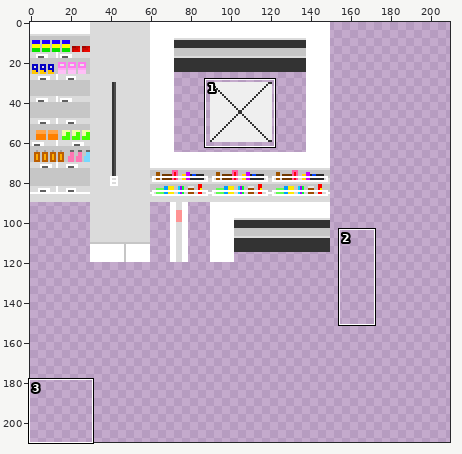
Edited in one commit: sprite sheet (Tiles/shop.png). Above, an overview of the earlier version with the close-up marked.
Close-up. Before:
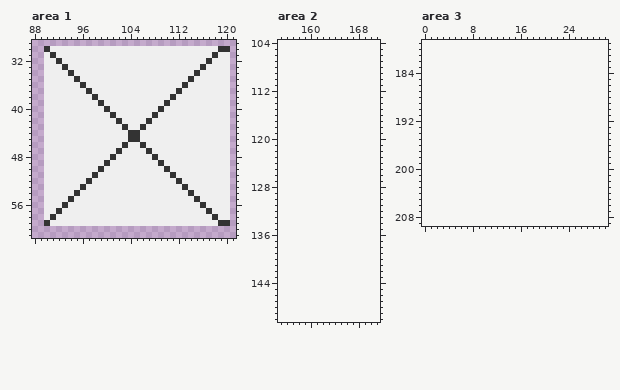
The file is 150x150 pixels. Colours within 5 levels of each other are drawn and written as one. Shown: area 1: x 88..121, y 29..61; area 2: x 155..171, y 104..150; area 3: x 0..30, y 179..209. The old version is drawn lined up with the new one, on the new canvas. The commit also changed other parts of the picture, which this record leaves out.
And afterwards:
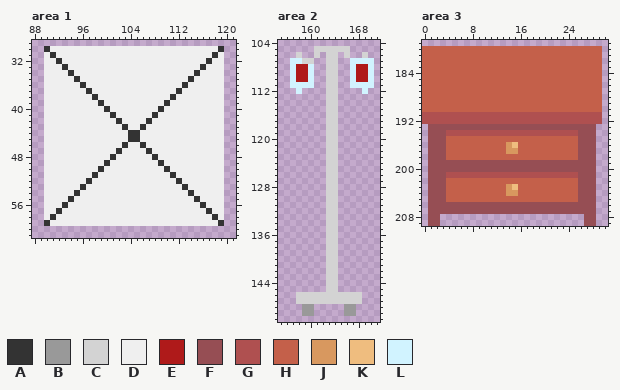
Palette (. is transparent): A #333333  B #999999  C #d3d3d3  D #efefef  E #af1a1a  F #964e54  G #af5050  H #c4604a  J #d8985f  K #efbd7f  L #d1f3ff
Edits made:
canvas 150x150 -> 210x210
--- area 1
@@ x 118..121 @@
 29 ....
-30 DAA.
-31 ADD.
-32 DDD.
-33 DDD.
-34 DDD.
-35 DDD.
-36 DDD.
-37 DDD.
-38 DDD.
-39 DDD.
-40 DDD.
-41 DDD.
-42 DDD.
-43 DDD.
-44 DDD.
-45 DDD.
-46 DDD.
-47 DDD.
-48 DDD.
-49 DDD.
-50 DDD.
-51 DDD.
-52 DDD.
-53 DDD.
-54 DDD.
-55 DDD.
-56 DDD.
-57 DDD.
-58 ADD.
-59 DAA.
+30 DA..
+31 AD..
+32 DD..
+33 DD..
+34 DD..
+35 DD..
+36 DD..
+37 DD..
+38 DD..
+39 DD..
+40 DD..
+41 DD..
+42 DD..
+43 DD..
+44 DD..
+45 DD..
+46 DD..
+47 DD..
+48 DD..
+49 DD..
+50 DD..
+51 DD..
+52 DD..
+53 DD..
+54 DD..
+55 DD..
+56 DD..
+57 DD..
+58 AD..
+59 DA..
 60 ....
--- area 2
@@ x 155..171 @@
 104 .................
-105 .................
-106 .................
-107 .................
-108 .................
-109 .................
-110 .................
-111 .................
-112 .................
-113 .................
-114 .................
-115 .................
-116 .................
-117 .................
-118 .................
-119 .................
-120 .................
-121 .................
-122 .................
-123 .................
-124 .................
-125 .................
-126 .................
-127 .................
-128 .................
-129 .................
-130 .................
-131 .................
-132 .................
-133 .................
-134 .................
-135 .................
-136 .................
-137 .................
-138 .................
-139 .................
-140 .................
-141 .................
-142 .................
-143 .................
-144 .................
-145 .................
-146 .................
-147 .................
-148 .................
-149 .................
+105 ......CCCCCC.....
+106 ...C..C.CC.C..C..
+107 ..LLCC..CC..LLLL.
+108 ..LEEL..CC..LEEL.
+109 ..LEEL..CC..LEEL.
+110 ..LEEL..CC..LEEL.
+111 ..LLLL..CC..LLLL.
+112 ...L....CC....L..
+113 ........CC.......
+114 ........CC.......
+115 ........CC.......
+116 ........CC.......
+117 ........CC.......
+118 ........CC.......
+119 ........CC.......
+120 ........CC.......
+121 ........CC.......
+122 ........CC.......
+123 ........CC.......
+124 ........CC.......
+125 ........CC.......
+126 ........CC.......
+127 ........CC.......
+128 ........CC.......
+129 ........CC.......
+130 ........CC.......
+131 ........CC.......
+132 ........CC.......
+133 ........CC.......
+134 ........CC.......
+135 ........CC.......
+136 ........CC.......
+137 ........CC.......
+138 ........CC.......
+139 ........CC.......
+140 ........CC.......
+141 ........CC.......
+142 ........CC.......
+143 ........CC.......
+144 ........CC.......
+145 ........CC.......
+146 ...CCCCCCCCCCC...
+147 ...CCCCCCCCCCC...
+148 ....BB.....BB....
+149 ....BB.....BB....
 150 .................
--- area 3
@@ x 0..30 @@
 179 ...............................
-180 ...............................
-181 ...............................
-182 ...............................
-183 ...............................
-184 ...............................
-185 ...............................
-186 ...............................
-187 ...............................
-188 ...............................
-189 ...............................
-190 ...............................
-191 ...............................
-192 ...............................
-193 ...............................
-194 ...............................
-195 ...............................
-196 ...............................
-197 ...............................
-198 ...............................
-199 ...............................
-200 ...............................
-201 ...............................
-202 ...............................
-203 ...............................
-204 ...............................
-205 ...............................
-206 ...............................
-207 ...............................
-208 ...............................
-209 ...............................
+180 HHHHHHHHHHHHHHHHHHHHHHHHHHHHHH.
+181 HHHHHHHHHHHHHHHHHHHHHHHHHHHHHH.
+182 HHHHHHHHHHHHHHHHHHHHHHHHHHHHHH.
+183 HHHHHHHHHHHHHHHHHHHHHHHHHHHHHH.
+184 HHHHHHHHHHHHHHHHHHHHHHHHHHHHHH.
+185 HHHHHHHHHHHHHHHHHHHHHHHHHHHHHH.
+186 HHHHHHHHHHHHHHHHHHHHHHHHHHHHHH.
+187 HHHHHHHHHHHHHHHHHHHHHHHHHHHHHH.
+188 HHHHHHHHHHHHHHHHHHHHHHHHHHHHHH.
+189 HHHHHHHHHHHHHHHHHHHHHHHHHHHHHH.
+190 HHHHHHHHHHHHHHHHHHHHHHHHHHHHHH.
+191 GGGGGGGGGGGGGGGGGGGGGGGGGGGGGG.
+192 GGGGGGGGGGGGGGGGGGGGGGGGGGGGGG.
+193 .FFFFFFFFFFFFFFFFFFFFFFFFFFFF..
+194 .FFFGGGGGGGGGGGGGGGGGGGGGGFFF..
+195 .FFFHHHHHHHHHHHHHHHHHHHHHHFFF..
+196 .FFFHHHHHHHHHHJKHHHHHHHHHHFFF..
+197 .FFFHHHHHHHHHHJJHHHHHHHHHHFFF..
+198 .FFFHHHHHHHHHHHHHHHHHHHHHHFFF..
+199 .FFFFFFFFFFFFFFFFFFFFFFFFFFFF..
+200 .FFFFFFFFFFFFFFFFFFFFFFFFFFFF..
+201 .FFFGGGGGGGGGGGGGGGGGGGGGGFFF..
+202 .FFFHHHHHHHHHHHHHHHHHHHHHHFFF..
+203 .FFFHHHHHHHHHHJKHHHHHHHHHHFFF..
+204 .FFFHHHHHHHHHHJJHHHHHHHHHHFFF..
+205 .FFFHHHHHHHHHHHHHHHHHHHHHHFFF..
+206 .FFFFFFFFFFFFFFFFFFFFFFFFFFFF..
+207 .FFFFFFFFFFFFFFFFFFFFFFFFFFFF..
+208 .FF........................FF..
+209 .FF........................FF..
Where, in picture pixels (left, top, right, bottom), the same in both close-ups:
erased: (224, 46, 230, 226)
added: (290, 46, 374, 316)
added: (422, 46, 602, 226)
